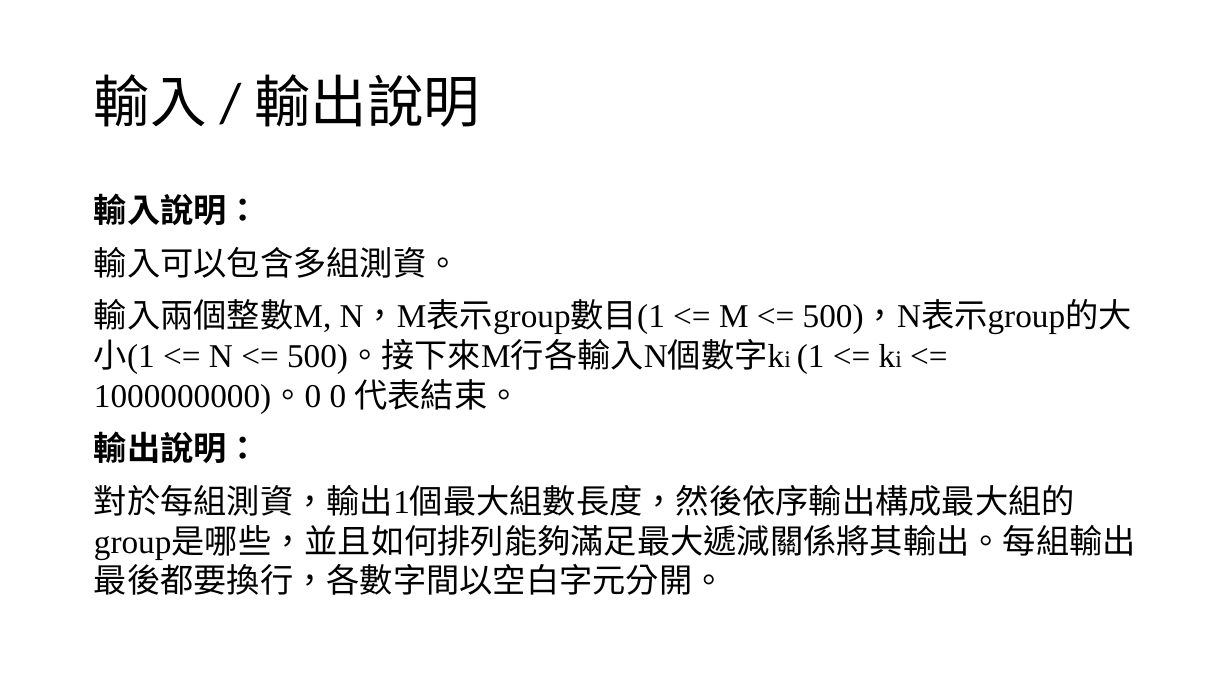
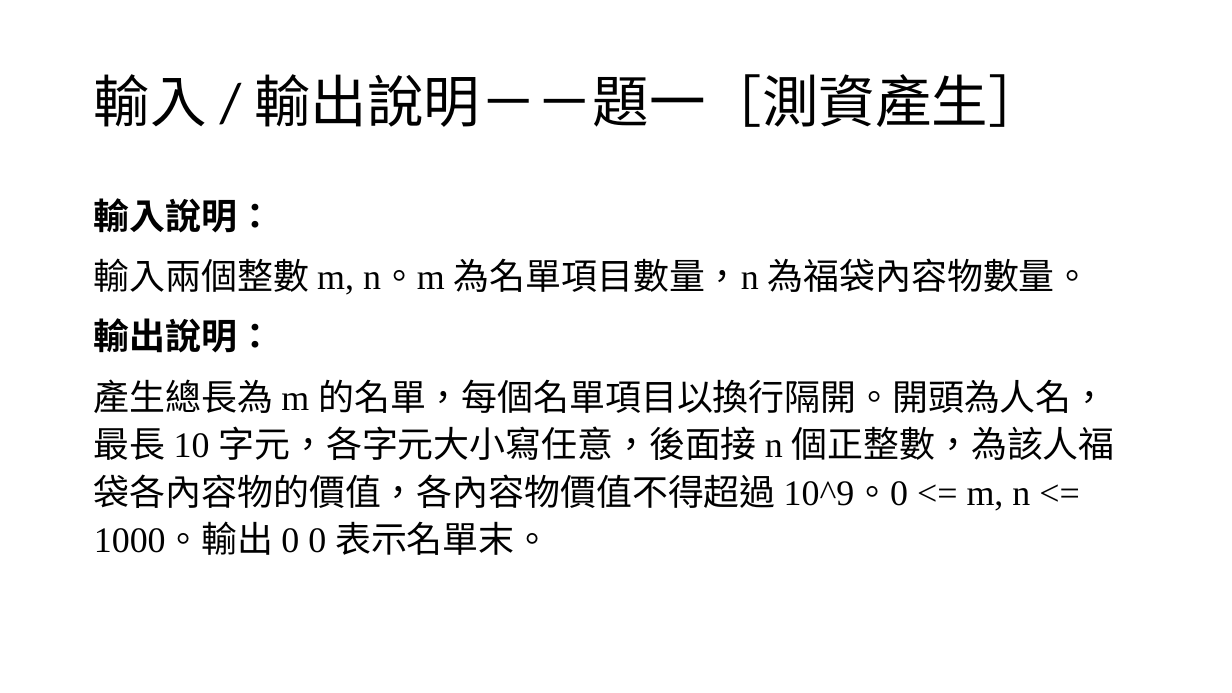
Before and after one commit to louisfghbvc/GenericProgrammingSTL, a slide deck: slide 6 of HW4 應用程式設計/說明.pptx (slide 5 before the commit). Drawn at 1232x693 pixels with LibreOffice and Linux fonts; fonts in the diff are those of the drawing. Boxes give left, top, right and bottom in pixels: in the first picture for what was removed or moved away, otherwise in the second. Text is boxed around its words. In the diff, an @@ line names an element or a change of style, - is before the commit and + after.

Commit message:
ppt說明部分&word微調

```diff
--- a/HW4 應用程式設計/說明.pptx
+++ b/HW4 應用程式設計/說明.pptx
@@ title at (94,74,1044,127): text changed @@
-輸入 / 輸出說明
+輸入 / 輸出說明－－題一［測資產生］
@@ text at (94,198,273,353): size 25.9 to 28 pt in "輸入說明：", "輸出說明："; line spacing 1 to 1.1 @@
@@ text at (94,258,1091,295): text changed; size 25.9 to 28 pt @@
-輸入可以包含多組測資。
-輸入兩個整數M, N，M表示group數目(1 <= M <= 500)，N表示group的大小(1 <= N <= 500)。接下來M行各輸入N個數字ki (1 <= ki <= 1000000000)。0 0 代表結束。
+輸入兩個整數 m, n。m 為名單項目數量，n 為福袋內容物數量。
@@ text at (94,379,1115,555): text changed; size 25.9 to 28 pt @@
-對於每組測資，輸出1個最大組數長度，然後依序輸出構成最大組的group是哪些，並且如何排列能夠滿足最大遞減關係將其輸出。每組輸出最後都要換行，各數字間以空白字元分開。
+產生總長為 m 的名單，每個名單項目以換行隔開。開頭為人名，最長 10 字元，各字元大小寫任意，後面接 n 個正整數，為該人福袋各內容物的價值，各內容物價值不得超過 10^9。0 <= m, n <= 1000。輸出 0 0 表示名單末。
```
Also in this commit, not shown: 2 other slides changed, 6 slides added, 1 slide removed, 3 other files.
